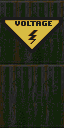
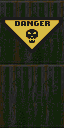
Comparing the layer stacks of the two 64×128 images. Changes:
hid "CGWALS01", painted on it over [15, 21, 52, 44]
hid "CGWALS02", painted on it over [15, 21, 52, 44]
added layer "CGWALS03" above "BACK" over [15, 21, 50, 43]
added layer "BACK" above "CGWALL05" over [15, 21, 52, 44]
